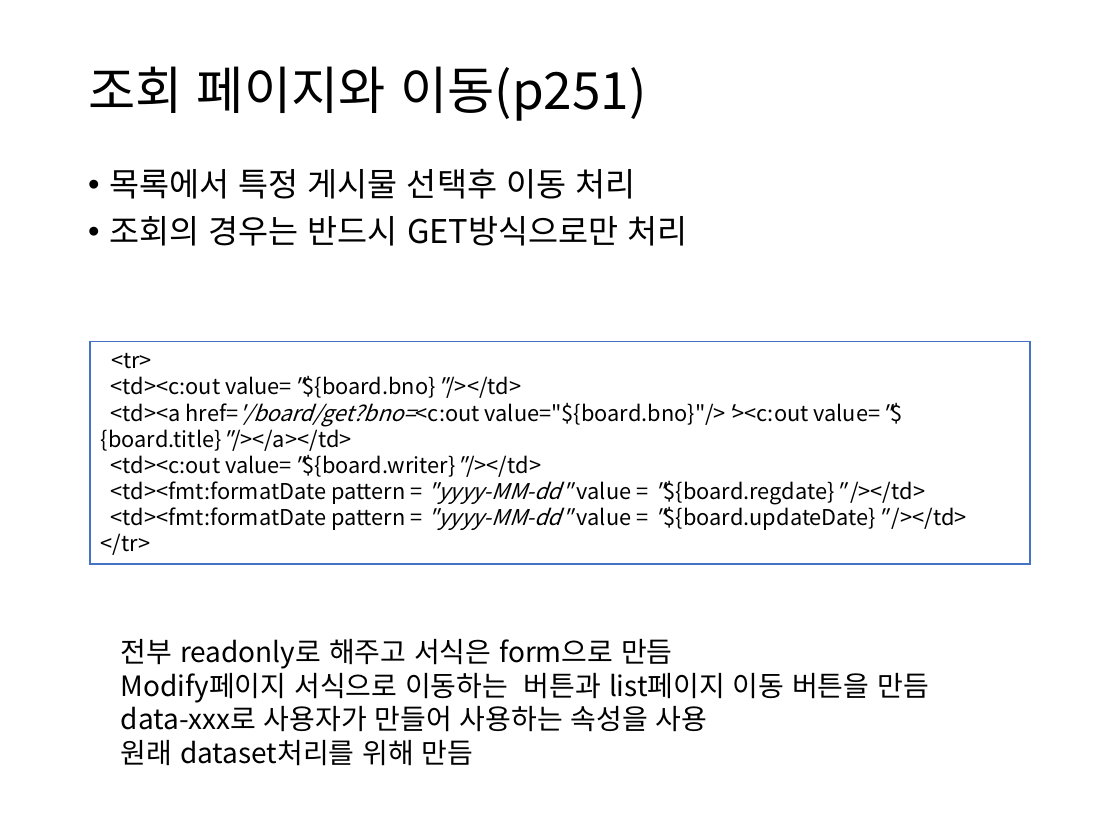
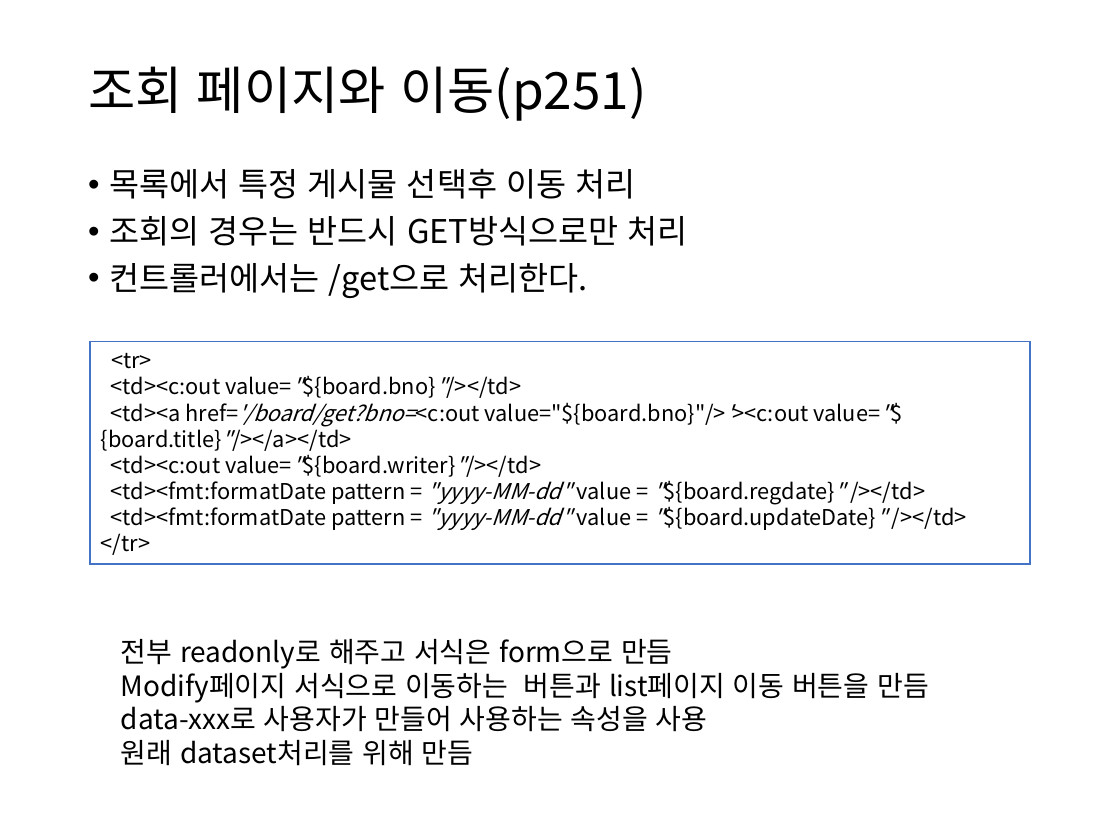
Before and after one commit to itrecipe/Web_Study_ez, a slide deck: slide 72 of spring - 학습자료/PART3.pptx. Drawn at 1120x840 pixels with LibreOffice and Linux fonts; fonts in the diff are those of the drawing. Boxes give left, top, right and bottom in pixels: in the first picture for what was removed or moved away, otherwise in the second. Text is boxed around its words. In the diff, an @@ line names an element or a change of style, - is before the commit and + after.

```diff
--- a/spring - 학습자료/PART3.pptx
+++ b/spring - 학습자료/PART3.pptx
@@ text at box(109, 263, 588, 298): paragraph added @@
+• 컨트롤러에서는 /get으로 처리한다.
```
Also in this commit, not shown: 2 other slides changed.
